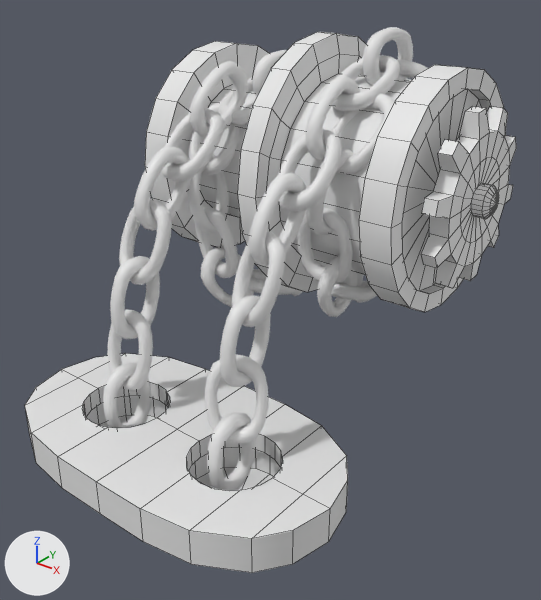
An edit to the FBX model Assets/Art/Environment/MachineAnchor.fbx, drawn before and after from the same camera.
Before and after are seen from a 50 mm camera at (1.68, -1.56, 1.77) aimed at (0.06, 0.47, 0.51). Arrows for +X, +Y and +Z are at lower left; the lights stay in place. Mesh edges are drawn as thin lines on the coarser meshes. Where no turn or scale is listed for an object, it has been applied to the vertices.

Objects in the first picture: 'Machine_Anchor_Base', 'Machine_Anchor_Chains_L', 'Machine_Anchor_Chains_R', 'Machine_Anchor_Engranaje_R', 'Machine_Anchor_Floor'.
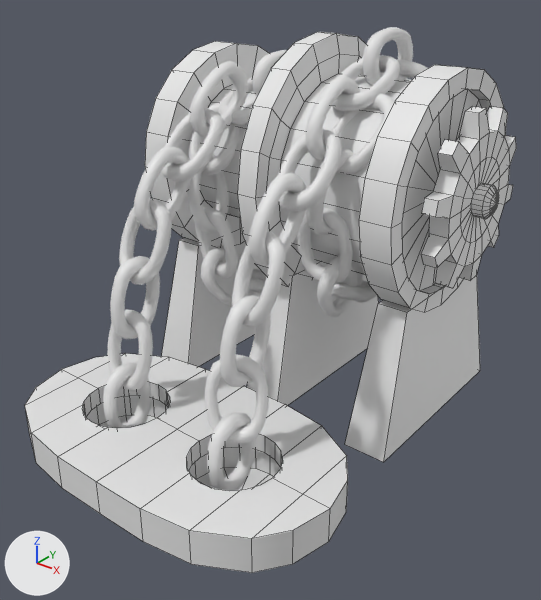
The change, as a list of edits to the scene's bpy script:
```text
Change me_machine_anchor_base:
    used by ob_machine_anchor_base; location = (0.0, 0.888, 0.933)
    remove me_machine_anchor_base.from_pydata(...)  # 482 vertices, 500 faces; spans x -0.735..0.735, y -0.479..0.479, z -0.515..0.515
    add me_machine_anchor_base.from_pydata(...)  # 506 vertices, 515 faces; spans x -0.735..0.735, y -0.479..0.479, z -0.933..0.515
    me_machine_anchor_base part 1
    12 vertices are added at x -0.597..0.451, y -0.41..0.434, z -0.933..-0.367
    6 new vertices lie (0.174, 0.0, 0.0) away from vertices in x -0.597..0.423, y -0.41..0.434, z -0.933
    6 new vertices lie (0.118, 0.0, 0.0) away from vertices in x -0.569..0.451, y -0.275..0.299, z -0.367
    15 new faces join them
```

What differs and where, as boxes [x1, y1, x2, y2] in the pictures (541 x 600 px):
'Machine_Anchor_Base', reshaped (53% taller): before [145, 32, 506, 312]; after [145, 32, 506, 462]
part 1 of me_machine_anchor_base, added: after [161, 231, 480, 462]
